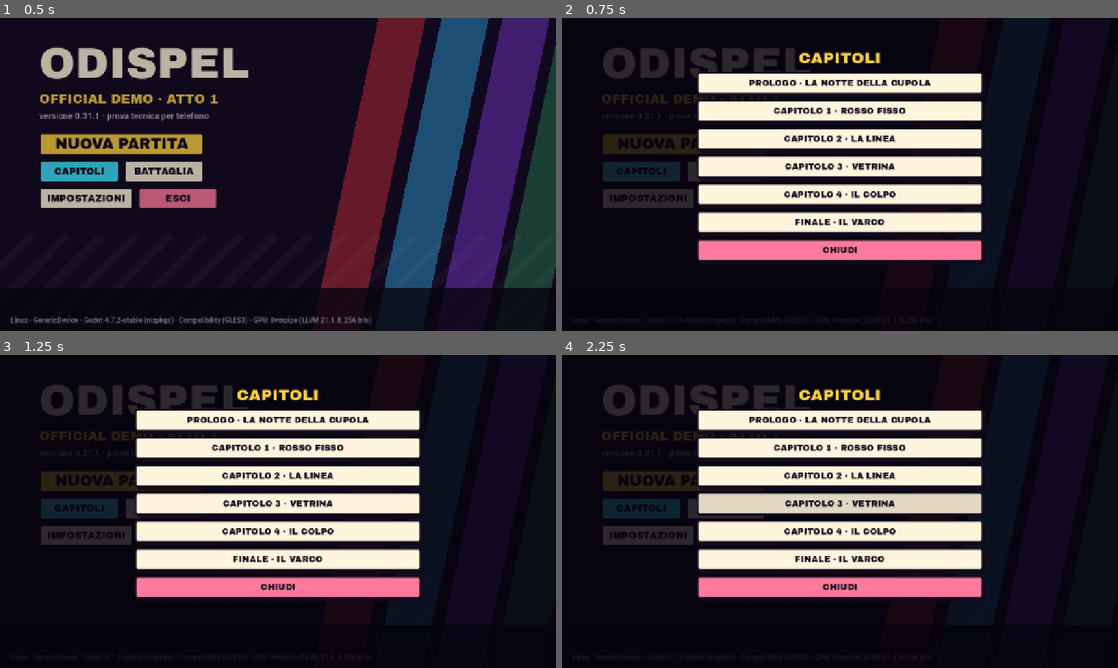
Above: before the commit, frames 1-4 (two rows, left to right).
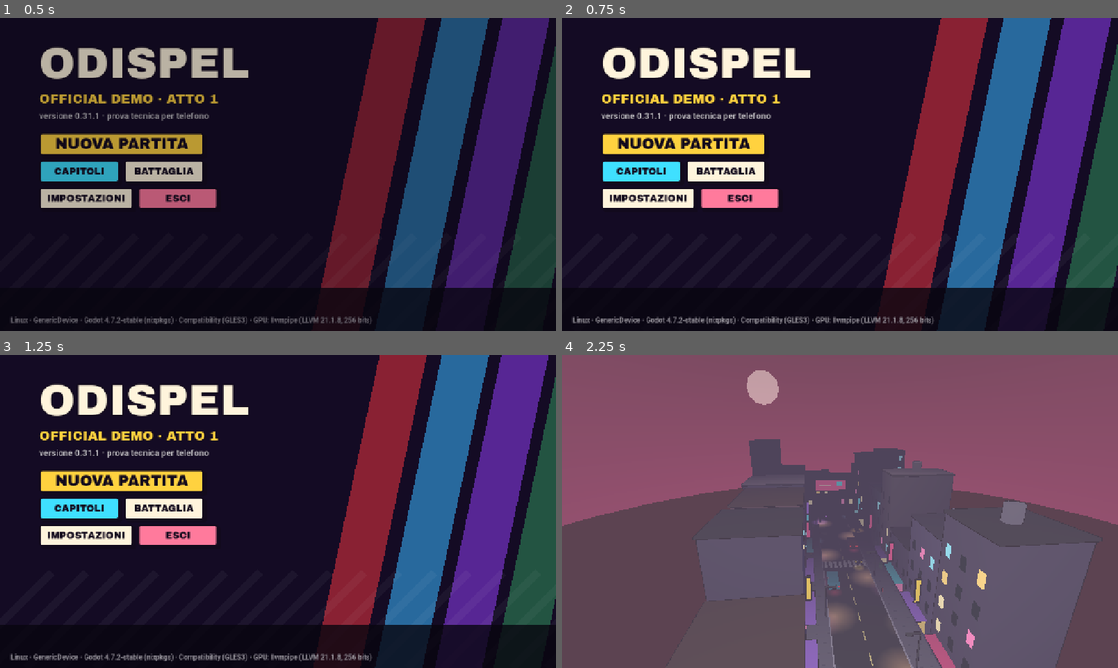
Above: after the commit, the same moments.

Repository: Gialloo/ODISPEL
Game: Godot game, scene res://scenes/main.tscn
The game is run twice, just before and just after one commit, with the same random seed, the same clock (stepped at 60 frames per second) and the same inputs.
Inputs (mouse positions are in pixels of both pictures, inside the frame that each line leads up to):
- Up to frame 1 (0.5 s): no input
- Up to frame 2 (0.75 s): click "CAPITOLI" at 0.5 s
- Up to frame 3 (1.25 s): no input
- Up to frame 4 (2.25 s): click "NUOVA PARTITA" at 1.25 s; tap Enter at 2 s; move the mouse to (962, 495) at 2.02 s; hold D from 2.03 s (still down); tap E at 2.1 s; click (962, 495) at 2.17 s

Frame 1 is identical in both runs. In frame 2, 55% of the frame differs, in the area x 0-100%, y 0-100%; in frame 3, 55%; in frame 4, 100%.

Commit message:
V3: niente blocchi nei cambi di schermata, pausa che ferma davvero tutto, articoli dei nemici
- Cambio di schermata chiesto durante una dissolvenza: non si perde piu' (prima un tocco sul
  cartello faceva avanzare la storia lasciando lo schermo fermo). Durante la dissolvenza i tocchi
  non arrivano alle schermate; un doppio tocco sullo stesso pulsante non ricarica due volte.
- Cartello: il tocco per andare avanti ora arriva davvero (lo sfondo lo fermava).
- Esplorazione: in pausa i frammenti non si muovono e non attaccano, il boss non tende l'agguato,
  E/F non interagiscono; nei dialoghi i frammenti restano fermi; 2,5 s di respiro tornando da una
  battaglia (prima si poteva finire subito in un altro agguato). Punti delle chiacchiere calcolati
  una volta sola invece che a ogni fotogramma.
- Combattimento: in pausa i tasti 1-4/Spazio, AUTO e x2 non fanno partire azioni.
- Articoli e genere dei nemici: l'Osservatore, la Sirena, lo Specchio, l'Orologio, "la Cabina e'
  stordita" (prima "il L'Osservatore").
- Dialoghi: fine scena segnalata in differita, una scena senza righe non blocca piu' il gioco.
- Salvataggio: flag letti in modo sicuro; saltando a un capitolo le debolezze di un altro non restano.

Co-Authored-By: Claude Opus 5.5 <noreply@anthropic.com>
Claude-Session: https://claude.ai/code/session_01ML6rrcFYfJzKjsPw179YQe

Diff:
--- a/scripts/v3/area.gd
+++ b/scripts/v3/area.gd
@@ -39,6 +39,9 @@
 var _trail: Array = []
 var _ambush_t: float = 0.0
 var _t: float = 0.0
+var _enemy_t: float = 0.0          # tempo dei frammenti: scorre solo mentre si esplora (fermi in pausa e nei dialoghi)
+var _grace: float = 0.0            # secondi senza agguati, tornando nell'area dopo una battaglia
+var _points: Dictionary = {}       # punti delle chiacchiere (dal layout e dai dati), calcolati una volta
 
 var _ui: CanvasLayer
 var _root: Control
@@ -88,6 +91,12 @@
 	var fog: Array = _lay["fog"]
 	Toon.set_fog(fog[0], fog[1], fog[2])
 	_colliders = _lay["colliders"]
+	_points = (_lay.get("points", {}) as Dictionary).duplicate()
+	for p in cfg.get("punti", []):
+		_points[str(p["id"])] = Vector2(float(p["pos"][0]), float(p["pos"][1]))
+	# tornando da una battaglia (persa o vinta) si riparte vicino al nemico: un attimo di respiro prima di un altro agguato
+	if not resume.is_empty():
+		_grace = 2.5
 	if cfg.has("telecamera"):
 		_build_cctv(_v3(cfg["telecamera"], 0.14))
 	_build_clues()
@@ -330,8 +339,11 @@
 	delta = minf(delta, 0.05)
 	_t += delta
 	var moving: bool = false
-	if mode == "walk" and _pause == null:
+	var exploring: bool = mode == "walk" and _pause == null
+	if exploring:
 		moving = _walk(delta)
+		_enemy_t += delta
+		_grace = maxf(0.0, _grace - delta)
 	else:
 		player.move_speed = 0.0
 	_follow(delta)
@@ -345,7 +357,8 @@
 	_goal.visible = mode == "walk"
 	_banter.paused = mode != "walk" or _pause != null
 	_banter.tick(delta, player.position.z, moving, _near_points())
-	if mode == "walk":
+	# in pausa niente agguati (prima un frammento poteva toccarti col menu di pausa aperto)
+	if exploring:
 		_check_threats(delta)
 
 
@@ -407,7 +420,7 @@
 	for id in _enemies:
 		var e: Dictionary = _enemies[id]
 		var v: VendingVisual = e["node"]
-		var ph: float = float(e["phase"]) + _t * 0.6
+		var ph: float = float(e["phase"]) + _enemy_t * 0.6
 		v.position = (e["home"] as Vector3) + Vector3(sin(ph) * 1.6, 0, cos(ph * 0.7) * 1.2)
 		var to: Vector3 = player.position - v.position
 		v.rotation.y = lerp_angle(v.rotation.y, atan2(-to.x, -to.z) + PI, minf(1.0, delta * 2.0))
@@ -495,12 +508,9 @@
 
 func _near_points() -> Array:
 	var out: Array = []
-	var pts: Dictionary = _lay.get("points", {})
-	for p in cfg.get("punti", []):
-		pts[str(p["id"])] = Vector2(float(p["pos"][0]), float(p["pos"][1]))
-	for k in pts:
-		var v: Vector2 = pts[k]
-		if Vector2(player.position.x, player.position.z).distance_to(v) < 3.5:
+	var here := Vector2(player.position.x, player.position.z)
+	for k in _points:
+		if here.distance_to(_points[k]) < 3.5:
 			out.append(str(k))
 	return out
 
@@ -567,6 +577,9 @@
 
 # Frammenti che ti toccano e boss che ti fissa: agguato
 func _check_threats(delta: float) -> void:
+	if _grace > 0.0:
+		_ambush_t = 0.0
+		return
 	for id in _enemies:
 		if _d((_enemies[id]["node"] as Node3D).position) < 1.0:
 			_enemy_battle(str(id), "agguato" if Settings.surprise else "normale")
@@ -677,7 +690,7 @@
 
 
 func _interact() -> void:
-	if not near or mode != "walk":
+	if not near or mode != "walk" or _pause != null:
 		return
 	var what: String = _target
 	_touch.release_all()
@@ -743,7 +756,7 @@
 
 # Attacco a sorpresa (stile Star Rail): su un frammento o sul boss
 func _strike() -> void:
-	if mode != "walk" or not Settings.surprise:
+	if mode != "walk" or _pause != null or not Settings.surprise:
 		return
 	if _target == "boss":
 		mode = "leaving"
--- a/scripts/v3/battle3d.gd
+++ b/scripts/v3/battle3d.gd
@@ -130,9 +130,9 @@
 		return
 	match ingresso:
 		"vantaggio":
-			_toast("ATTACCO A SORPRESA! %s è già vicino alla rottura e agite per primi" % _bn(), Ui.YELLOW, 3.0)
+			_toast("ATTACCO A SORPRESA! %s è già %s alla rottura e agite per primi" % [_cap(_bn()), _g("vicino", "vicina")], Ui.YELLOW, 3.0)
 		"agguato":
-			_toast("AGGUATO! %s attacca per primo" % _bn(), Color("#ff7a9c"), 3.0)
+			_toast("AGGUATO! %s attacca per %s" % [_cap(_bn()), _g("primo", "prima")], Color("#ff7a9c"), 3.0)
 	await get_tree().create_timer(0.4).timeout
 	var bonds: Array = Story.active_bonds() if not ritorno.is_empty() else []
 	var msgs: Array = []
@@ -153,11 +153,36 @@
 	return get_parent()
 
 
-# Nome del nemico con l'articolo ("il Semaforo", "la Cabina")
+# Nemici femminili (per l'articolo); gli altri sono maschili
+const FEMININE: Array = ["Cabina", "Cassaforte", "Sirena", "Scala mobile", "Radio", "Metro", "Anomalia", "Eclissi"]
+
+
+# Nome del nemico con l'articolo ("il Semaforo", "la Cabina", "lo Specchio", "l'Orologio").
+# Un nome che ha gia' l'articolo ("L'Osservatore") resta com'e', con la minuscola.
 func _bn() -> String:
 	var n: String = str(BattleContent.BOSSES.get(boss_id, {}).get("name", "Anomalia"))
-	var art: String = "la " if n in ["Cabina", "Cassaforte"] else ("lo " if n.begins_with("S") and n.length() > 1 and not n[1] in "aeiou" else "il ")
-	return art + n
+	return article(n)
+
+
+static func article(n: String) -> String:
+	if n.begins_with("L'"):
+		return "l'" + n.substr(2)
+	if n.length() > 0 and n[0].to_lower() in "aeiou":
+		return "l'" + n
+	if n in FEMININE:
+		return "la " + n
+	var lo: bool = n.begins_with("Z") or n.begins_with("Gn") or (n.begins_with("S") and n.length() > 1 and not n[1] in "aeiou")
+	return ("lo " if lo else "il ") + n
+
+
+# Parola accordata al genere del nemico
+func _g(masc: String, fem: String) -> String:
+	return fem if str(BattleContent.BOSSES.get(boss_id, {}).get("name", "Anomalia")) in FEMININE else masc
+
+
+# Prima lettera maiuscola, il resto come sta ("l'Osservatore" -> "L'Osservatore")
+static func _cap(t: String) -> String:
+	return t.left(1).to_upper() + t.substr(1)
 
 
 func _bname() -> String:
@@ -448,7 +473,8 @@
 
 
 func _command(kind: String) -> void:
-	if not waiting or ended:
+	# in pausa (Engine.time_scale = 0) i tasti 1-4 / Spazio non devono far partire l'azione
+	if not waiting or ended or _pause != null:
 		return
 	var u: Dictionary = _unit_of(cur_pid)
 	var mv: String = "attack"
@@ -616,7 +642,7 @@
 				_number(BattleState.BOSS_ID, "INDEBOLITO", Color("#b0a0ff"), 24, delay + 0.15)
 			"break":
 				_shatter_later("boss", delay, 1.0)        # solo l'animazione: lo schermo poi torna pulito
-				_toast("ROTTURA! %s è stordito" % _bn().capitalize(), Color.WHITE, 1.6)
+				_toast("ROTTURA! %s è %s" % [_cap(_bn()), _g("stordito", "stordita")], Color.WHITE, 1.6)
 				(vis[BattleState.BOSS_ID] as VendingVisual).stunned = true
 				_flash(0.5)
 				_kick(0.8)
@@ -1089,6 +1115,8 @@
 
 
 func _toggle_auto() -> void:
+	if _pause != null:
+		return
 	auto_on = not auto_on
 	_btn_auto.text = "AUTO ON" if auto_on else "AUTO"
 	if auto_on and waiting:
@@ -1100,6 +1128,8 @@
 
 
 func _toggle_fast() -> void:
+	if _pause != null:
+		return
 	fast = not fast
 	Engine.time_scale = 1.8 if fast else 1.0
 	_btn_fast.text = "x2" if fast else "x1"
--- a/scripts/v3/card_screen.gd
+++ b/scripts/v3/card_screen.gd
@@ -20,6 +20,7 @@
 	var bg := ColorRect.new()
 	bg.color = Color(0.02, 0.01, 0.05)
 	Ui.place(bg, 0, 0, 1, 1)
+	bg.mouse_filter = Control.MOUSE_FILTER_IGNORE      # il tocco deve arrivare al cartello (_gui_input), non fermarsi qui
 	add_child(bg)
 	var t1 := Ui.label(str(passo.get("titolo", "")), 72, Ui.CREAM, Ui.display(), 10)
 	Ui.place(t1, 0, 0.36, 1, 0.36, 0, 0, 0, 100)
--- a/scripts/v3/dialog_box.gd
+++ b/scripts/v3/dialog_box.gd
@@ -337,7 +337,9 @@
 		tw.tween_interval(3.2)
 		tw.tween_property(_recap_lbl, "modulate:a", 0.0, 0.4)
 		tw.tween_callback(func() -> void: _recap_lbl.visible = false)
-	finished.emit()
+	# differito: chi chiama fa play() e poi "await finished". Una scena senza righe (testo mancante nei dati)
+	# si chiude dentro play(), prima dell'await: col segnale immediato si restava bloccati per sempre.
+	finished.emit.call_deferred()
 
 
 func _process(delta: float) -> void:
--- a/scripts/v3/main.gd
+++ b/scripts/v3/main.gd
@@ -18,6 +18,8 @@
 var _fade: ColorRect
 var _fps: Label
 var _busy: bool = false
+var _pending: Array = []          # cambio di schermata chiesto durante un altro cambio: [schermata, argomenti]
+var _going: Array = []            # cambio in corso: [schermata, argomenti]
 
 
 func _ready() -> void:
@@ -67,9 +69,17 @@
 
 
 func go(screen: String, args: Dictionary = {}) -> void:
+	# Durante un cambio la richiesta non si perde: si esegue appena finito (l'ultima vince).
+	# Prima veniva ignorata: un tocco sul cartello durante la dissolvenza faceva avanzare la storia
+	# ma lasciava la schermata ferma, senza piu' modo di proseguire.
 	if _busy:
+		if _going != [screen, args]:          # un doppio tocco sullo stesso pulsante non ricarica due volte
+			_pending = [screen, args]
 		return
 	_busy = true
+	_going = [screen, args]
+	# durante la dissolvenza i tocchi non arrivano alle schermate (ne' alla vecchia ne' alla nuova)
+	_fade.mouse_filter = Control.MOUSE_FILTER_STOP
 	var tw := create_tween()
 	tw.tween_property(_fade, "color:a", 1.0, 0.25)
 	await tw.finished
@@ -91,6 +101,12 @@
 	tw2.tween_property(_fade, "color:a", 0.0, 0.3)
 	await tw2.finished
 	_busy = false
+	_going = []
+	_fade.mouse_filter = Control.MOUSE_FILTER_IGNORE
+	if not _pending.is_empty():
+		var p: Array = _pending
+		_pending = []
+		go(str(p[0]), p[1])
 
 
 # PRESTAZIONI: il 3D si disegna a risoluzione ridotta (circa 720 righe su telefono, 1080 su PC), l'interfaccia resta nitida.
--- a/scripts/v3/story.gd
+++ b/scripts/v3/story.gd
@@ -58,6 +58,8 @@
 	chapter = clampi(i, 0, chapters().size() - 1)
 	step = 0
 	area_state = {}
+	# le debolezze portate da un'area all'altra valgono solo nel capitolo in cui si sono trovate
+	flags.erase("debolezza_nota")
 	save()
 
 
@@ -71,7 +73,8 @@
 		return false
 	chapter = int(cfg.get_value("storia", "capitolo", 0))
 	step = int(cfg.get_value("storia", "passo", 0))
-	flags = cfg.get_value("storia", "flag", {})
+	var saved: Variant = cfg.get_value("storia", "flag", {})
+	flags = saved if saved is Dictionary else {}
 	area_state = {}
 	return true
 
--- a/tests/unit/test_v3_engine.gd
+++ b/tests/unit/test_v3_engine.gd
@@ -56,5 +56,10 @@
 	check(seen50 and seen25, "l'Osservatore porta al 50% e al 25% esatti")
 	check(BattleState.alive_players(c).size() == 4, "dopo l'Osservatore sono tutti vivi")
 	check(BrokenCam.level_for(0.9) == 0.0 and BrokenCam.level_for(0.5) > 0.0 and BrokenCam.level_for(0.25) >= 0.99, "livelli della telecamera rotta")
+	# articoli dei nemici nei messaggi di battaglia
+	var b3: GDScript = load("res://scripts/v3/battle3d.gd")
+	for pair in [["Semaforo", "il Semaforo"], ["Cabina", "la Cabina"], ["Specchio", "lo Specchio"], ["Orologio", "l'Orologio"],
+			["L'Osservatore", "l'Osservatore"], ["Sirena", "la Sirena"], ["Scala mobile", "la Scala mobile"]]:
+		check(b3.article(str(pair[0])) == str(pair[1]), "articolo: %s -> %s (non %s)" % [pair[0], pair[1], b3.article(str(pair[0]))])
 	print("test_v3_engine: " + ("OK" if fails == 0 else "%d errori" % fails))
 	quit(1 if fails > 0 else 0)
